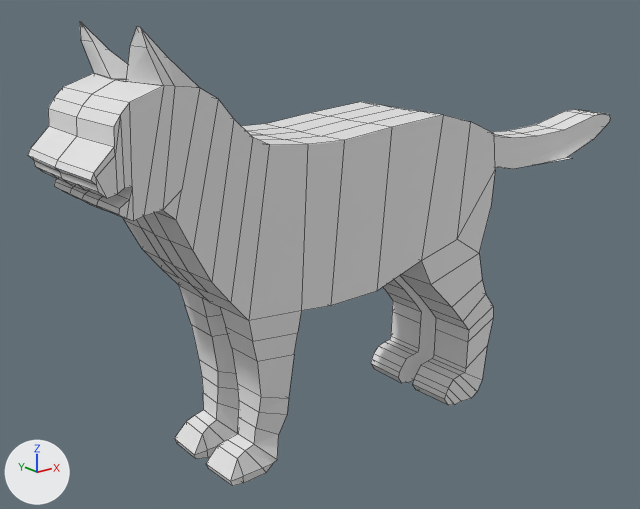
The Blender file cat_model.blend as it was, and as the next commit left it.
One viewpoint serves both versions: a 50 mm camera at (-0.512, -0.636, 0.444) aimed at (0.022, 0.032, 0.177). Every picture has the same lights, and +X, +Y and +Z are marked at lower left. Mesh edges are drawn as thin lines.

Script lines for the objects in view, before the commit:
```python
me_меш = bpy.data.meshes.new('Меш')
me_меш.from_pydata(...)  # 349 vertices, 266 faces, 15 loose edges; spans x -0.289..0.391, y -0.193..0.206, z -0.058..0.0
ob_cat = bpy.data.objects.new('Cat', me_меш)
ob_cat.location = (0.0302, -0.0023, 0.2043)
ob_cat.rotation_euler = (1.571, 0.0, 0.0)  # degrees (90, 0, 0)
_m = ob_cat.modifiers.new('Симметрия', 'MIRROR')
_m.use_axis = (False, False, True)
```
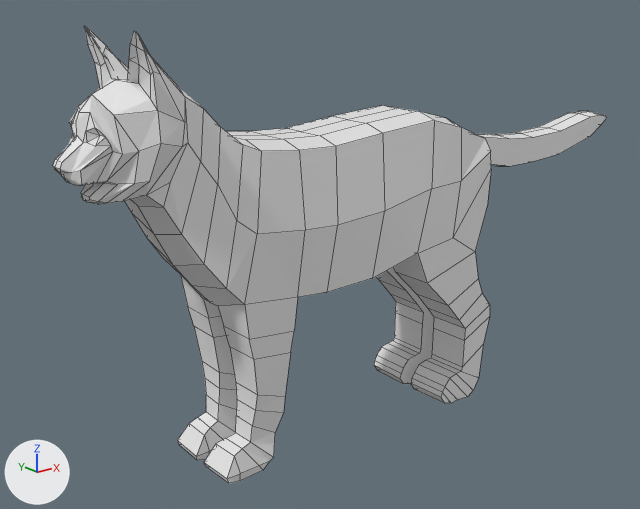
Boxes (x1, y1, x2, y2) around the edits, measured in the pictures (640 x 509 px):
'Cat', reshaped, modifiers changed, turned
    before: (28, 22, 610, 486)
    after: (53, 26, 606, 483)
part 1 of me_меш, deleted
    before: (28, 22, 610, 486)
part 2 of me_меш, built on
    after: (53, 26, 606, 483)

Edits to the bpy script that builds the scene:
```text
Change me_меш:
    used by ob_cat; location = (0.0302, -0.0023, 0.2043); rotation_euler = (1.571, 0.0, 0.0), in degrees (90, 0, 0)
    remove me_меш.from_pydata(...)  # 349 vertices, 266 faces, 15 loose edges; spans x -0.289..0.391, y -0.193..0.206, z -0.058..0.0
    add me_меш.from_pydata(...)  # 277 vertices, 214 faces; spans x -0.289..0.391, y 0.0..0.059, z -0.193..0.204
    me_меш part 1: the loose piece of 345 vertices spanning x -0.289..0.391, y -0.193..0.206, z -0.058..0.0 is deleted
    me_меш part 2
    4 vertices are removed from x -0.285..-0.269, y 0.105..0.119, z 0.0
    15 loose edges are deleted
    231 vertices are added at x -0.289..0.391, y 0.0..0.059, z -0.193..0.204
    24 new vertices lie (0.001, 0.045, 0.0) away from vertices in x 0.057..0.154, y 0.008, z -0.193..-0.029
    9 new vertices lie (0.001, 0.016, -0.002) away from vertices in x 0.138..0.389, y 0.0, z 0.074..0.092
    7 new vertices lie (0.001, 0.016, 0.002) away from vertices in x 0.142..0.381, y 0.0, z 0.04..0.07
    6 new vertices lie (0.001, 0.026, 0.0) away from vertices in x -0.136..0.102, y 0.0, z 0.107..0.117
    214 new faces join them
Change ob_cat:
    ob_cat.rotation_euler: (1.571, 0.0, 0.0) -> (0.0, 0.0, 0.0)  # degrees (90, 0, 0) -> degrees (0, 0, 0)
    where _m = ob_cat.modifiers.new('Симметрия', 'MIRROR')
    _m.use_axis: (False, False, True) -> (False, True, False)
    add _m.use_clip = True
```
